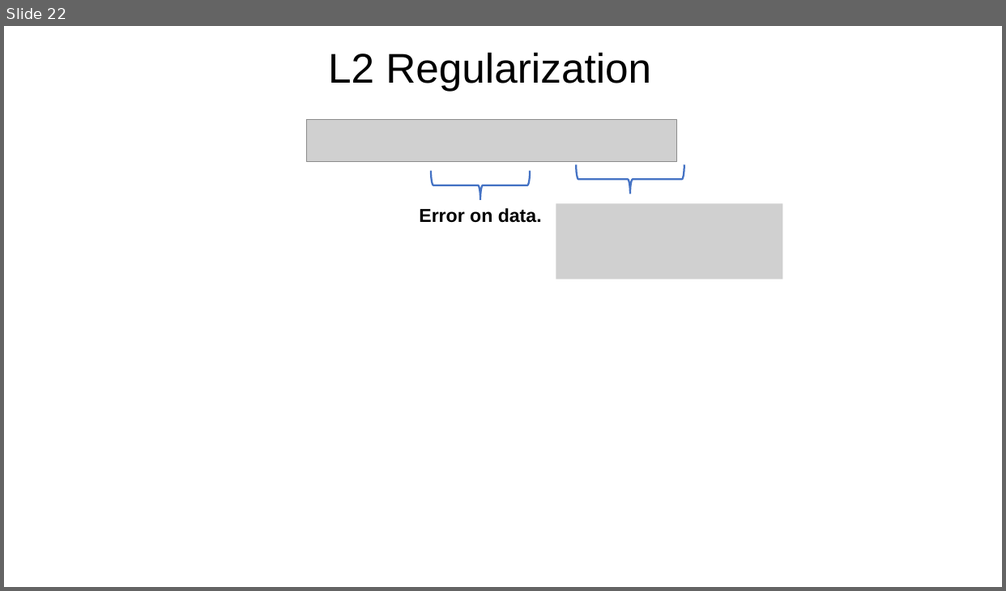
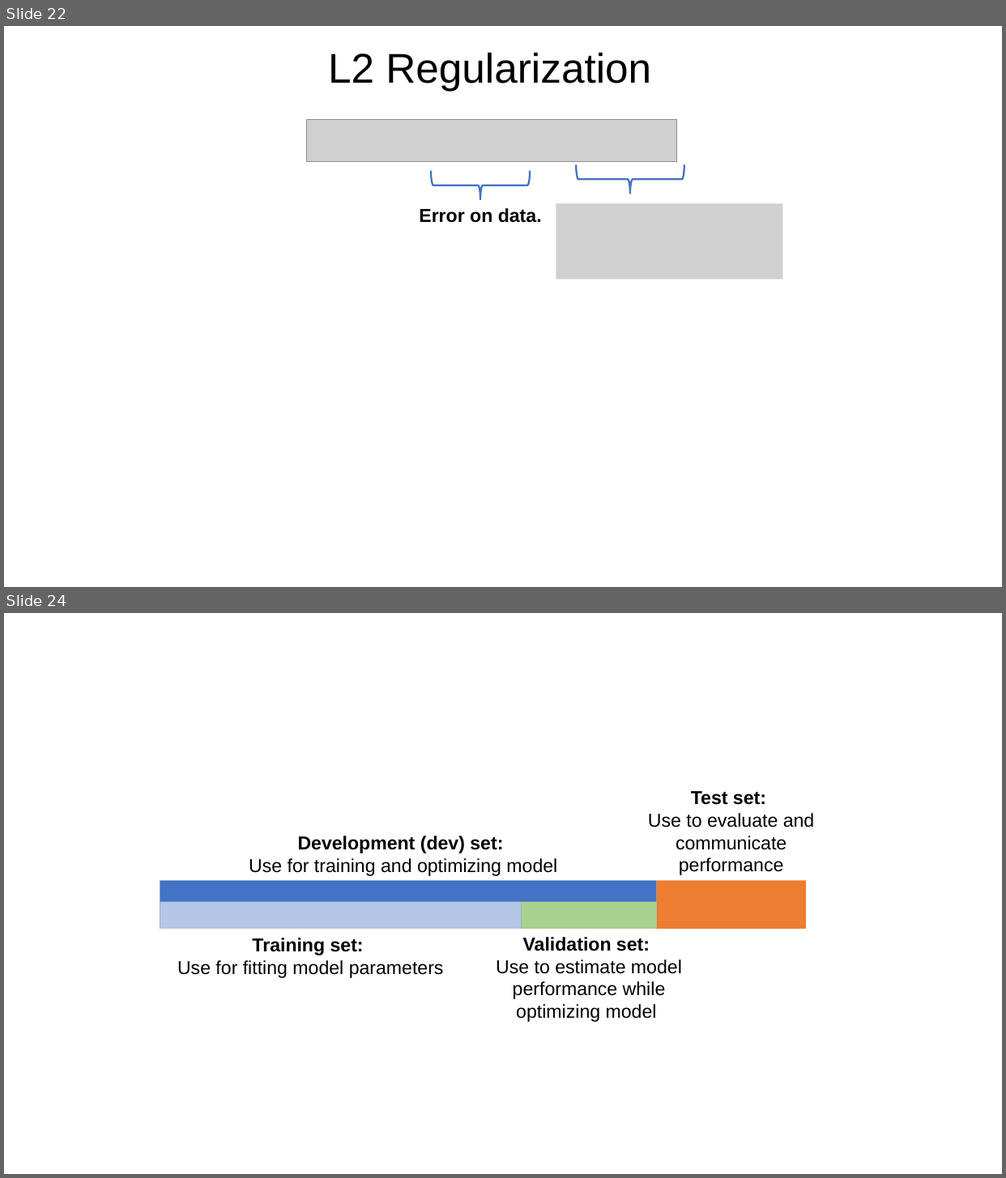
Before and after one commit to UWDIRECT/UWDIRECT.github.io, a slide deck: dsmcer_2023_update/Lecture_Notebooks/L4-6_visual_support.pptx. Shown one above the other, each under a label of ours: slide 22 before the commit, slides 22 and 24 after it; the slides between them are not shown. The pictures are 1006x591 and 1006x1178 pixels, drawn with LibreOffice and Linux fonts; fonts in the diff are those of the drawing; grey boxes stand for pictures. Boxes give left, top, right and bottom in pixels: in the first picture for what was removed or moved away, otherwise in the second. Text is boxed around its words. In the diff, an @@ line names an element or a change of style, - is before the commit and + after.

```diff
--- a/dsmcer_2023_update/Lecture_Notebooks/L4-6_visual_support.pptx
+++ b/dsmcer_2023_update/Lecture_Notebooks/L4-6_visual_support.pptx
@@ slide 24 added at [4, 613, 1002, 1174], background #FFFFFF @@
@@ text added at [648, 791, 815, 875], 18 pt, text #000000 @@
+Test set:
+Use to evaluate and communicate performance
@@ text added at [249, 836, 557, 876], 18 pt, text #000000 @@
+Development (dev) set:
+Use for training and optimizing model
@@ rectangle added at [160, 881, 657, 929], fill #4472C4 @@
@@ rectangle added at [160, 902, 522, 929], fill #B4C7E7 @@
@@ rectangle added at [522, 902, 657, 929], fill #A9D18E @@
@@ rectangle added at [657, 881, 806, 929], fill #ED7D31 @@
@@ text added at [177, 938, 444, 978], 18 pt, text #000000 @@
+Training set:
+Use for fitting model parameters
@@ text added at [496, 937, 682, 1022], 18 pt, text #000000 @@
+Validation set:
+Use to estimate model performance while optimizing model
```
Also in this commit, not shown: 4 other slides added, 2 other files.
